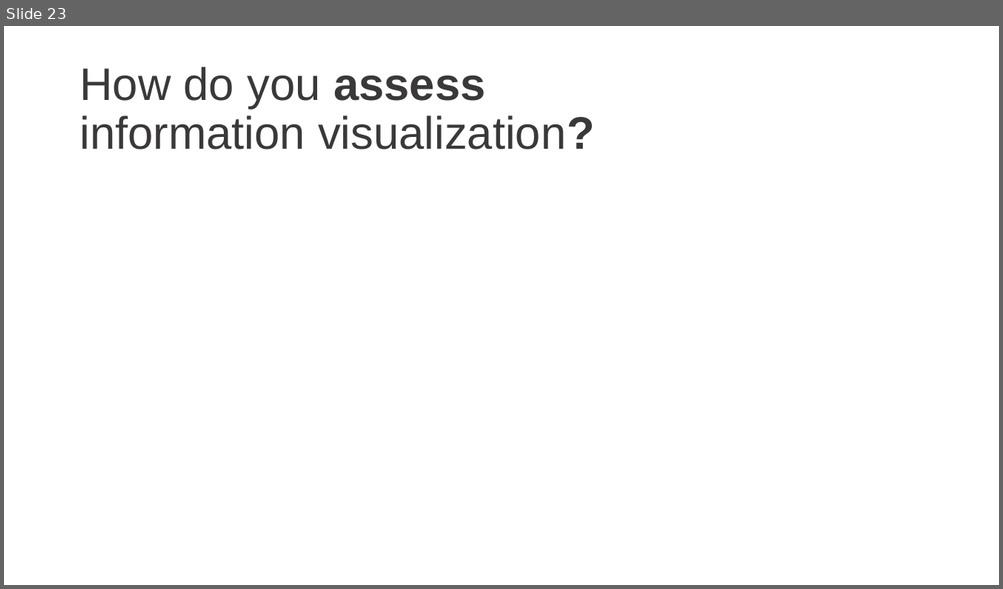
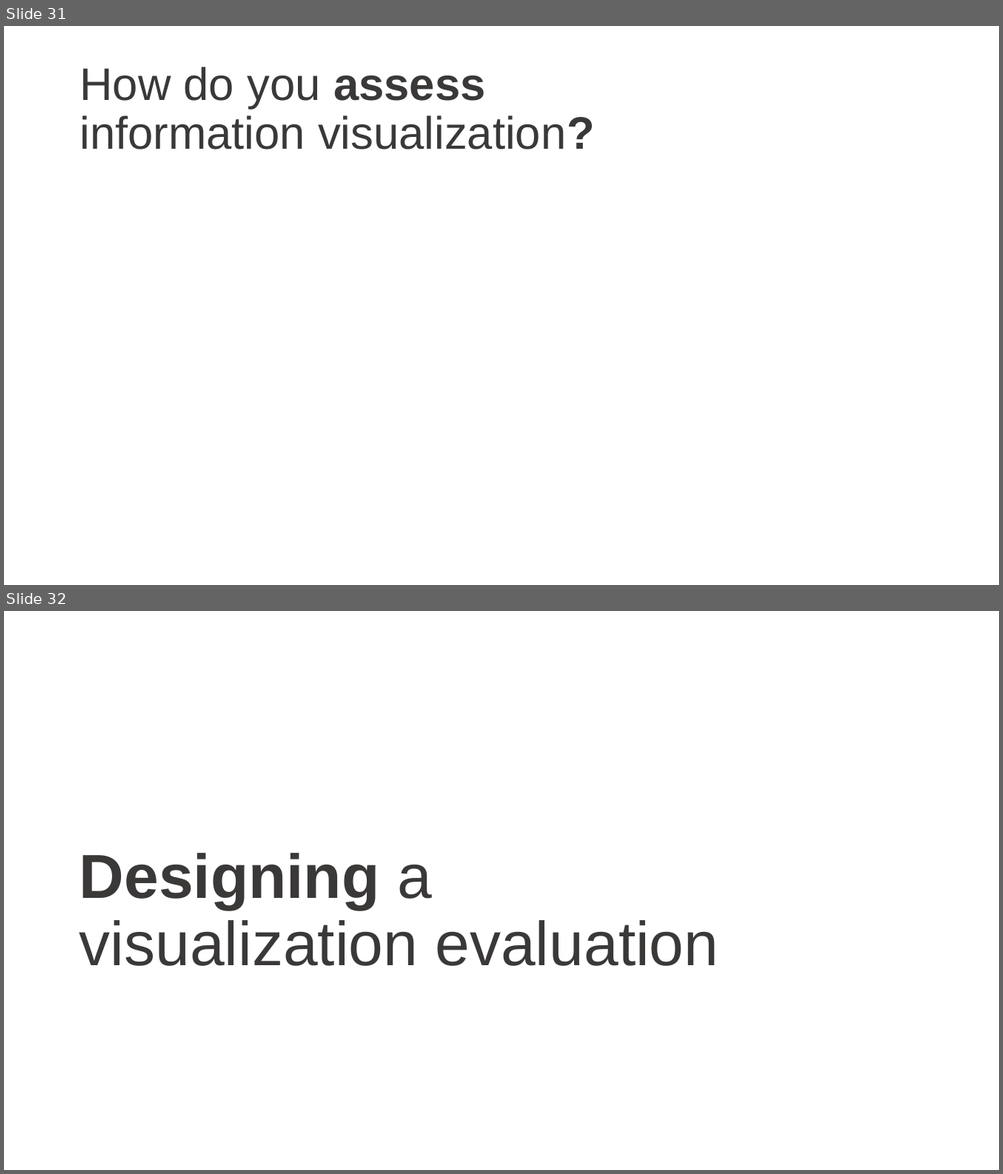
Before and after one commit to cathrynploehn-NIST/Visualizationintroduction, a slide deck: Information Visualization.pptx. Shown one above the other, each under a label of ours: slide 23 before the commit, slides 31 and 32 after it. The pictures are 1003x589 and 1003x1174 pixels, drawn with LibreOffice and Linux fonts; fonts in the diff are those of the drawing. Boxes give left, top, right and bottom in pixels: in the first picture for what was removed or moved away, otherwise in the second. Text is boxed around its words. In the diff, an @@ line names an element or a change of style, - is before the commit and + after.

```diff
--- a/Information Visualization.pptx
+++ b/Information Visualization.pptx
@@ slide 32 added at <box>4,611,999,1170</box>, background #FFFFFF @@
@@ title added at <box>79,853,719,966</box>, 60 pt, text #3B3838 @@
+Designing a
+visualization evaluation
@@ what was slide 23 is now slide 31 @@
```
Also in this commit, not shown: 9 other slides added.
